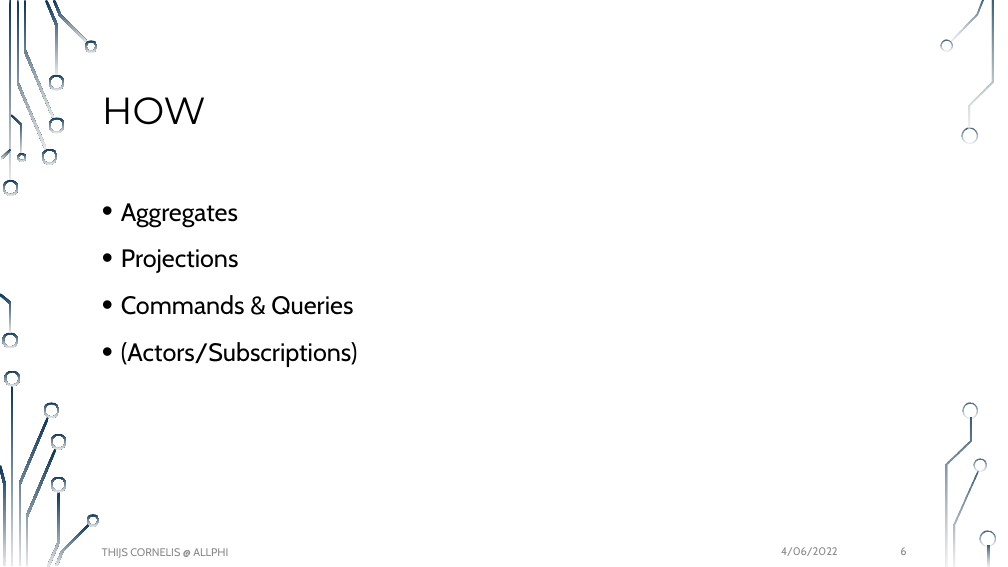
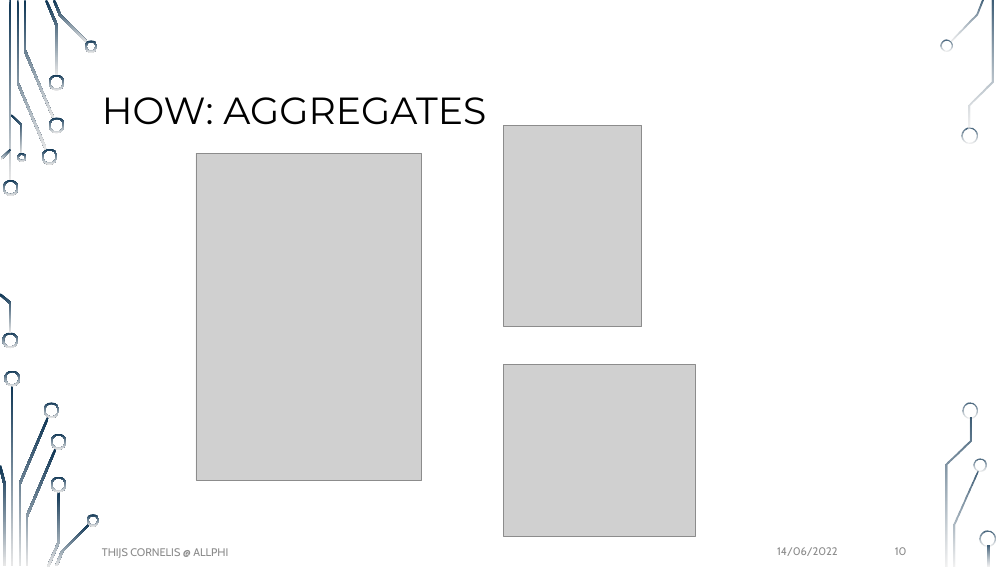
Before and after one commit to thijscornelis/es-lightning-talk, a slide deck: slide 10 of docs/es-lightnig-talk.pptx (slide 6 before the commit). Drawn at 1008x567 pixels with LibreOffice and Linux fonts; fonts in the diff are those of the drawing; grey boxes stand for pictures; background and template pictures are left out. Boxes give left, top, right and bottom in pixels: in the first picture for what was removed or moved away, otherwise in the second. Text is boxed around its words. In the diff, an @@ line names an element or a change of style, - is before the commit and + after.

```diff
--- a/docs/es-lightnig-talk.pptx
+++ b/docs/es-lightnig-talk.pptx
@@ title at (x1=102, y1=97, x2=486, y2=125): text changed @@
-HOW
+HOW: AGGREGATES
@@ picture added at (x1=504, y1=126, x2=641, y2=327) @@
@@ picture added at (x1=196, y1=153, x2=421, y2=480) @@
@@ text removed at (x1=121, y1=203, x2=358, y2=367) @@
-• Aggregates
-• Projections
-• Commands & Queries
-• (Actors/Subscriptions)
@@ picture added at (x1=504, y1=364, x2=695, y2=536) @@
@@ text at (x1=777, y1=547, x2=838, y2=556): text changed @@
-4/06/2022
+14/06/2022
@@ page number at (x1=895, y1=547, x2=907, y2=555): text changed @@
-6
+10
```
Also in this commit, not shown: 6 other slides changed, 9 slides added, 10 other files.
